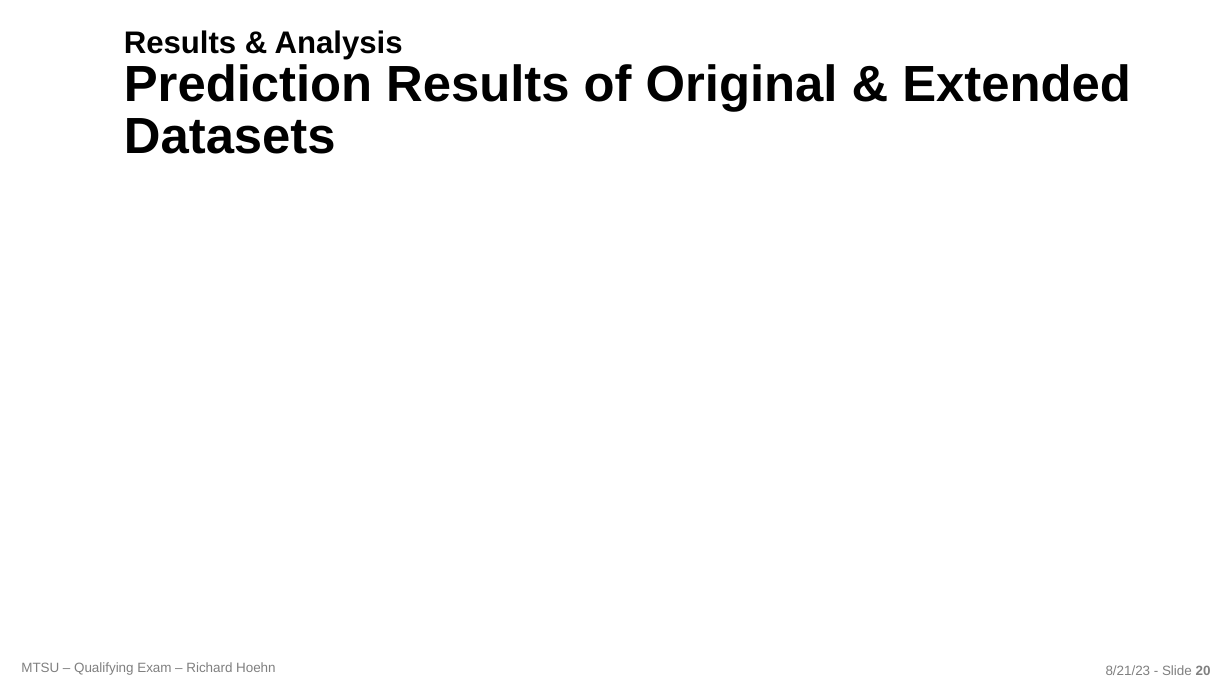
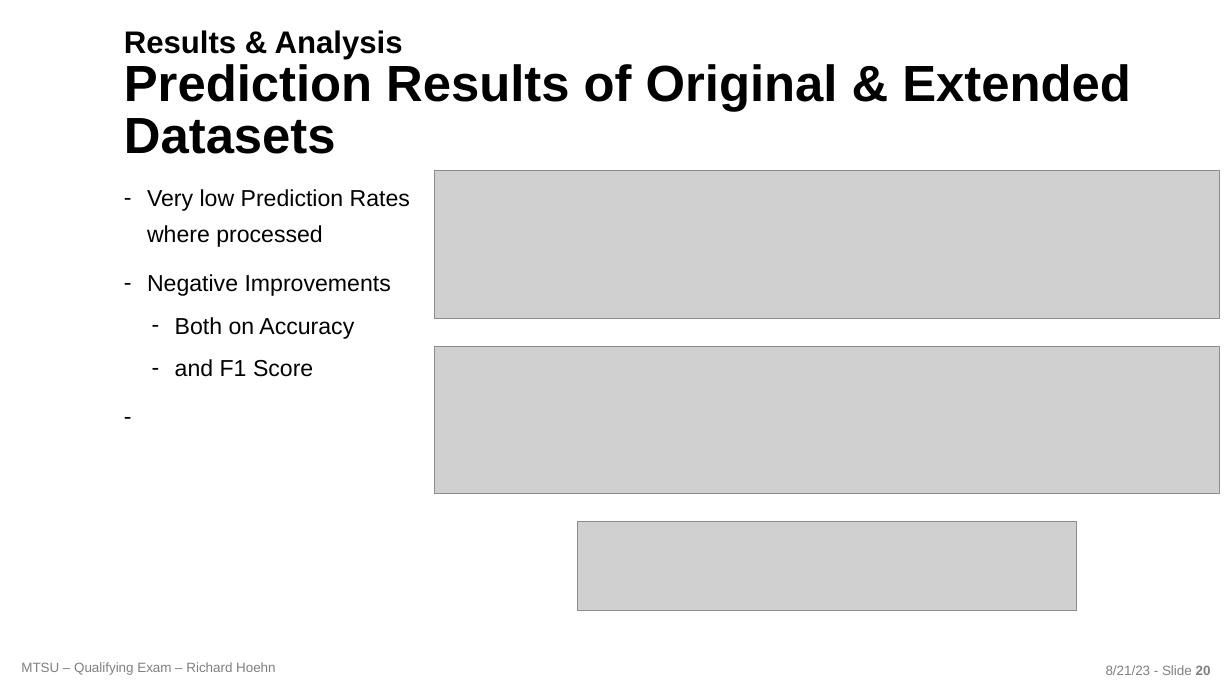
Before and after one commit to richardhoehn/mtsu.coms.qualifying-exam, a slide deck: slide 20 of presentation/COMS_Qualifying_Exam-2023-08-21.pptx. Drawn at 1232x693 pixels with LibreOffice and Linux fonts; fonts in the diff are those of the drawing; grey boxes stand for pictures; background and template pictures are left out. Boxes give left, top, right and bottom in pixels: in the first picture for what was removed or moved away, otherwise in the second. Text is boxed around its words. In the diff, an @@ line names an element or a change of style, - is before the commit and + after.

Commit message:
Presentation Updates

```diff
--- a/presentation/COMS_Qualifying_Exam-2023-08-21.pptx
+++ b/presentation/COMS_Qualifying_Exam-2023-08-21.pptx
@@ picture added at [434,171,1220,319] @@
@@ text added at [147,189,410,377], 18 pt, text #000000 @@
+– Very low Prediction Rates where processed
+– Negative Improvements
+  – Both on Accuracy
+  – and F1 Score
@@ picture added at [434,347,1220,494] @@
@@ picture added at [578,521,1077,611] @@
```
Also in this commit, not shown: 7 other slides changed, 10 other files.
